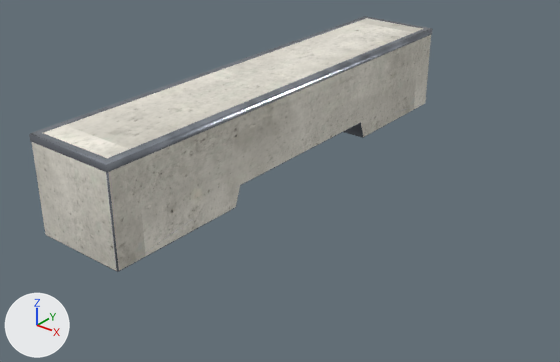
The glTF model public/katalog/modelle/curb-250.gltf, before and after one commit.
One viewpoint serves both versions: a 50 mm camera at (2.4, -2.91, 1.69) aimed at (0.23, -0.19, 0.01). Arrows for +X, +Y and +Z are at lower left; the lights stay in place. The first picture is the older version.

The older version as bpy lines, for what is in view:
```python
ob_sk0269_curb_250_001 = bpy.data.objects.new('SK0269_Curb-250.001', me_sk0269_curb_250_001)
ob_sk0269_curb_250_001.location = (0.0, 0.0, 0.0)
```
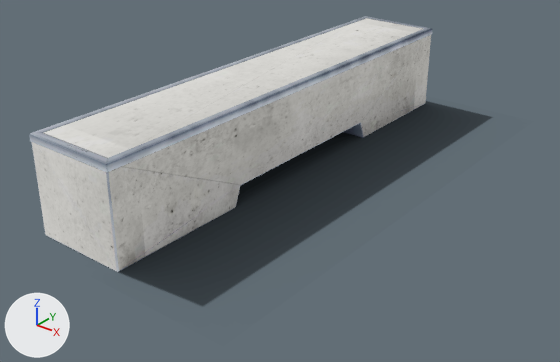
What differs and where, as boxes (x1, y1, x2, y2) in the pictures (560 x 362 px):
'SK0269_Curb-250.001', surface changed
    both: (29, 16, 433, 272)
'Schatten', added
    after: (55, 101, 492, 306)

Edits to the bpy script that builds the scene:
```text
Add img_curb_250_licht:
    img_curb_250_licht = load_image('curb-250_licht', 'texturen/curb-250_licht.jpg', 2048, 2048, 'sRGB')
Add img_curb_250_schatten:
    img_curb_250_schatten = load_image('curb-250_schatten', 'texturen/curb-250_schatten.png', 213, 505, 'sRGB')
Change mat_beton_web_048:
    remove # nodes: BsdfPrincipled, NormalMap, OutputMaterial, TexImage x2, UVMap x2
    remove # uses the picture img_curb_250_farbe
    remove # uses the picture img_curb_250_normal
    nodes: BsdfTransparent, Emission, LightPath, MixShader, OutputMaterial, TexImage, UVMap
    uses the picture img_curb_250_licht
Change mat_stahl_web_035:
    remove # nodes: BsdfPrincipled, NormalMap, OutputMaterial, TexImage x2, UVMap x2
    remove # uses the picture img_curb_250_farbe
    remove # uses the picture img_curb_250_normal
    nodes: BsdfTransparent, Emission, LightPath, MixShader, OutputMaterial, TexImage, UVMap
    uses the picture img_curb_250_licht
Add mat_schatten_042:
    mat_schatten_042 = bpy.data.materials.new('Schatten.042')
    # uses the picture img_curb_250_schatten
Add me_schatten:
    me_schatten.from_pydata(...)  # 4 vertices, 2 faces; spans x -0.26..0.89, y -1.34..1.38, z 0.0
    me_schatten.materials.append(mat_schatten_042)
Add ob_schatten:
    ob_schatten = bpy.data.objects.new('Schatten', me_schatten)
    ob_schatten.location = (0.0, 0.0, 0.0)
```
